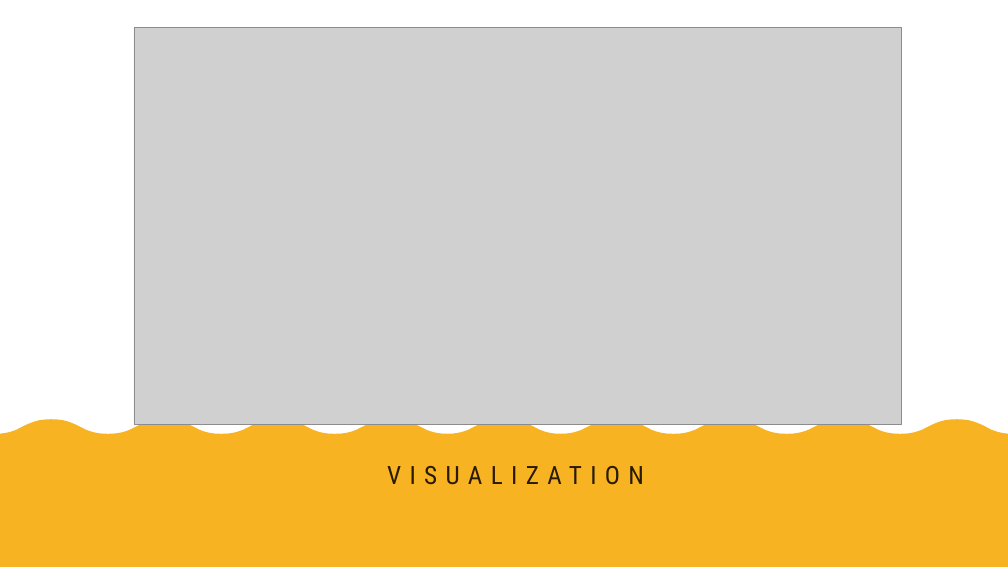
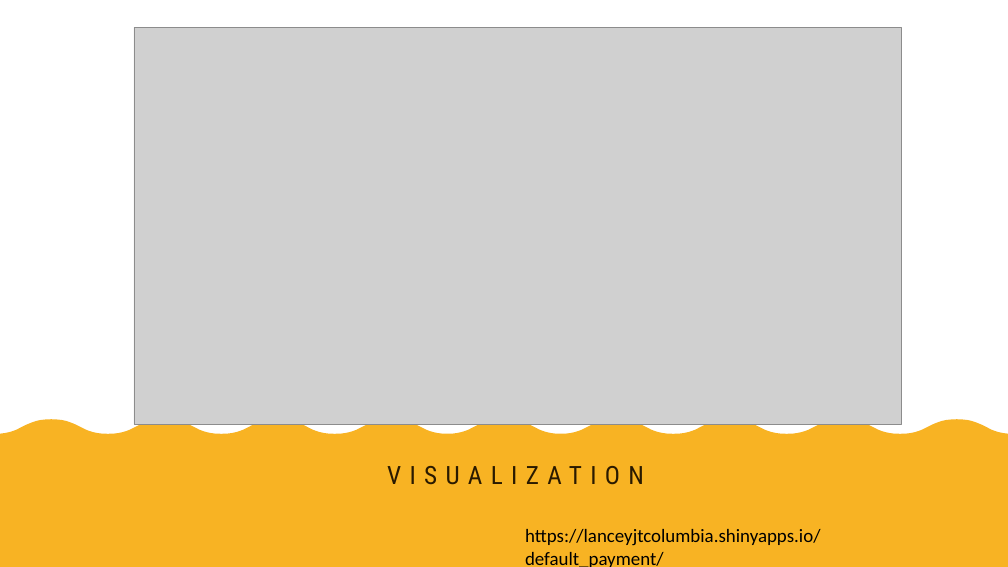
Before and after one commit to TZstatsADS/Spring2018-Project5-grp8, a slide deck: slide 15 of doc/presentation.pptx. Drawn at 1008x567 pixels with LibreOffice and Linux fonts; fonts in the diff are those of the drawing; grey boxes stand for pictures. Boxes give left, top, right and bottom in pixels: in the first picture for what was removed or moved away, otherwise in the second. Text is boxed around its words. In the diff, an @@ line names an element or a change of style, - is before the commit and + after.

```diff
--- a/doc/presentation.pptx
+++ b/doc/presentation.pptx
@@ text added at [525, 529, 820, 567], 18 pt, text #000000 @@
+https://lanceyjtcolumbia.shinyapps.io/default_payment/
```
Also in this commit, not shown: 1 other slide changed.
